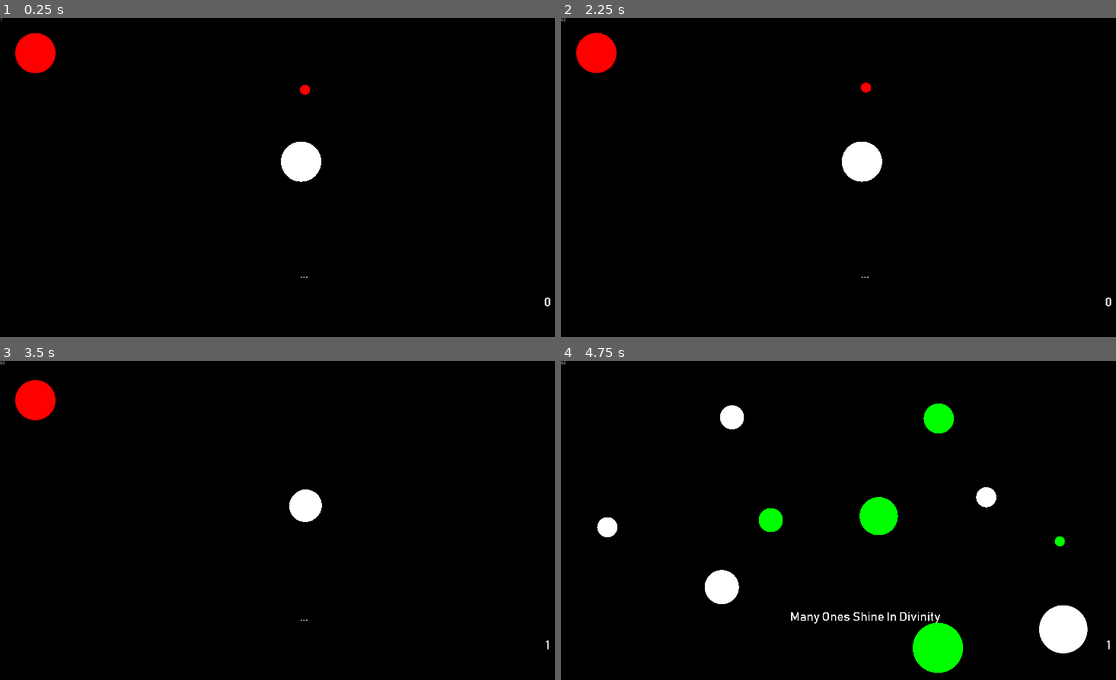
Above: before the commit, frames 1-4 (two rows, left to right).
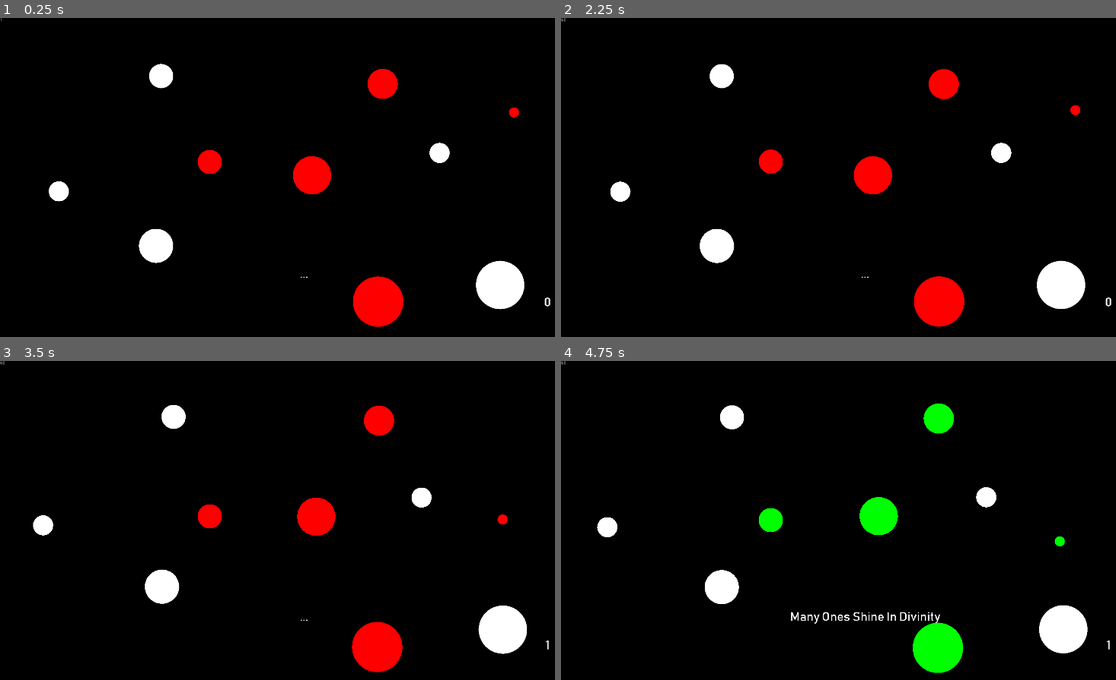
Above: after the commit, the same moments.

Repository: Dark-Gran/Spirit-Circles
Game: Godot game, scene res://src/Main.tscn
Same seed, same stepped clock (60 frames per second), same inputs: the game is played once before the commit and once after it.
Inputs (mouse positions are in pixels of both pictures, inside the frame that each line leads up to):
- Up to frame 1 (0.25 s): no input
- Up to frame 2 (2.25 s): move the mouse to (999, 171) at 0.52 s; hold Right (ui_right) 0.53-1.28 s; tap Space (ui_accept) at 0.77, 1.52 s; move the mouse to (744, 206) at 1.27 s; hold Left (ui_left) 1.28-2.03 s; move the mouse to (927, 113) at 2.02 s; hold Right (ui_right) from 2.03 s (still down)
- Up to frame 3 (3.5 s): keep holding Right (ui_right); move the mouse to (271, 600) at 2.77 s; tap Space (ui_accept) at 3.02 s
- Up to frame 4 (4.75 s): move the mouse to (1049, 581) at 3.52 s; release Right (ui_right) at 3.53 s; hold Left (ui_left) from 3.53 s (still down); tap Space (ui_accept) at 3.77, 4.52 s; move the mouse to (683, 479) at 4.27 s

The runs differ from the first frame. In frame 1, 5.9% of the frame differs, in the area x 2-95%, y 4-97%; in frame 2, 5.9%; in frame 3, 5.7%; in frame 4, nothing differs.

Commit message:
split/"red" update (+ "red level" draft)

Diff:
--- a/src/Main.gd
+++ b/src/Main.gd
@@ -4,6 +4,7 @@
 const DEFAULT_HEIGHT = 1080
 const SIZE_TO_SCALE = 10
 const PC_RADIUS = 40
+const CIRCLE_OVERLAP_FIX = 1 # see circles_overlap()
 
 var current_scene = null
 
@@ -23,7 +24,7 @@
 	get_tree().set_current_scene(current_scene)
 
 func circles_overlap(c1, c2):
-	var r1 = c1.size*SIZE_TO_SCALE
-	var r2 = c2.size*SIZE_TO_SCALE
+	var r1 = c1.radius+CIRCLE_OVERLAP_FIX
+	var r2 = c2.radius+CIRCLE_OVERLAP_FIX
 	var distance = sqrt(pow(c2.position.y-c1.position.y, 2) + pow(c2.position.x-c1.position.x, 2))
 	return distance <= r1+r2
--- a/src/world/Circle.gd
+++ b/src/world/Circle.gd
@@ -39,8 +39,7 @@
 var speed = 0
 var velocity = Vector2.ZERO
 var velocity_direction = Vector2.ZERO
-var radius = size*Main.SIZE_TO_SCALE
-var pc_radius = 40
+var radius = (float(size)/PI)*Main.SIZE_TO_SCALE
 
 var top_portal = 0
 var left_portal = 0
@@ -117,7 +116,7 @@
 		var cast = velocity*PREDICTION_DISTANCE
 		if cast.length() > PREDICTION_MAX:
 			cast = cast.clamped(PREDICTION_MAX)
-		var r = (radius + Main.PC_RADIUS)
+		var r = radius + Main.PC_RADIUS
 		if cast.length() > r:
 			$RayCastA.cast_to = cast
 			$RayCastB.cast_to = cast
@@ -279,7 +278,7 @@
 	var s = float(size)/PI
 	$MeshInstance2D.scale = Vector2(s, s)
 	$CollisionShape2D.scale = Vector2(s, s)
-	radius = s * Main.SIZE_TO_SCALE
+	radius = s*Main.SIZE_TO_SCALE
 	top_portal = -radius
 	left_portal = -radius
 	bot_portal = Main.DEFAULT_HEIGHT+radius
--- a/src/world/levels/Level.gd
+++ b/src/world/levels/Level.gd
@@ -16,4 +16,5 @@
 	c.size = size
 	c.grow_buffer = buffer
 	$Circles.add_child(c)
+	c.refresh()
 	return c
--- a/src/world/levels/Level_006.tscn
+++ b/src/world/levels/Level_006.tscn
@@ -8,17 +8,55 @@
 
 [node name="Circles" type="Node2D" parent="."]
 
+[node name="Circle" parent="Circles" instance=ExtResource( 1 )]
+position = Vector2( 195.239, 554.587 )
+angle = 210
+size = 10.0
+
+[node name="Circle2" parent="Circles" instance=ExtResource( 1 )]
+position = Vector2( 662.302, 449.145 )
+color_type = 3
+angle = 90
+size = 12.0
+
+[node name="Circle3" parent="Circles" instance=ExtResource( 1 )]
+position = Vector2( 1194.03, 896.63 )
+color_type = 3
+angle = 110
+size = 25.0
+
 [node name="Circle4" parent="Circles" instance=ExtResource( 1 )]
-position = Vector2( 947.713, 454.842 )
-size = 20.0
+position = Vector2( 1576.94, 844.724 )
+angle = 30
+size = 24.0
+
+[node name="Circle5" parent="Circles" instance=ExtResource( 1 )]
+position = Vector2( 1210.02, 212.582 )
+color_type = 3
+angle = 240
+size = 15.0
 
 [node name="Circle6" parent="Circles" instance=ExtResource( 1 )]
-position = Vector2( 962.713, 187.74 )
+position = Vector2( 1629.32, 259.783 )
 color_type = 3
-angle = 90
+angle = 100
 
 [node name="Circle7" parent="Circles" instance=ExtResource( 1 )]
-position = Vector2( 111.726, 108.696 )
+position = Vector2( 1398.53, 426.558 )
+angle = 175
+
+[node name="Circle8" parent="Circles" instance=ExtResource( 1 )]
+position = Vector2( 982.378, 498.955 )
 color_type = 3
-angle = 90
-size = 20.0
+angle = -20
+size = 19.0
+
+[node name="Circle9" parent="Circles" instance=ExtResource( 1 )]
+position = Vector2( 489.116, 722.78 )
+angle = -20
+size = 17.0
+
+[node name="Circle10" parent="Circles" instance=ExtResource( 1 )]
+position = Vector2( 501.195, 185.231 )
+angle = -10
+size = 12.0
